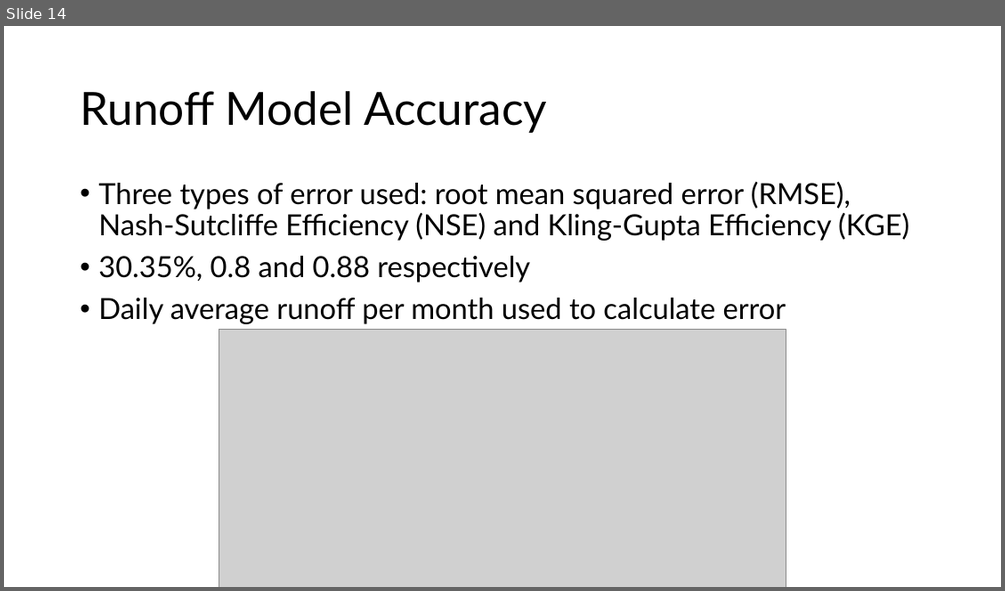
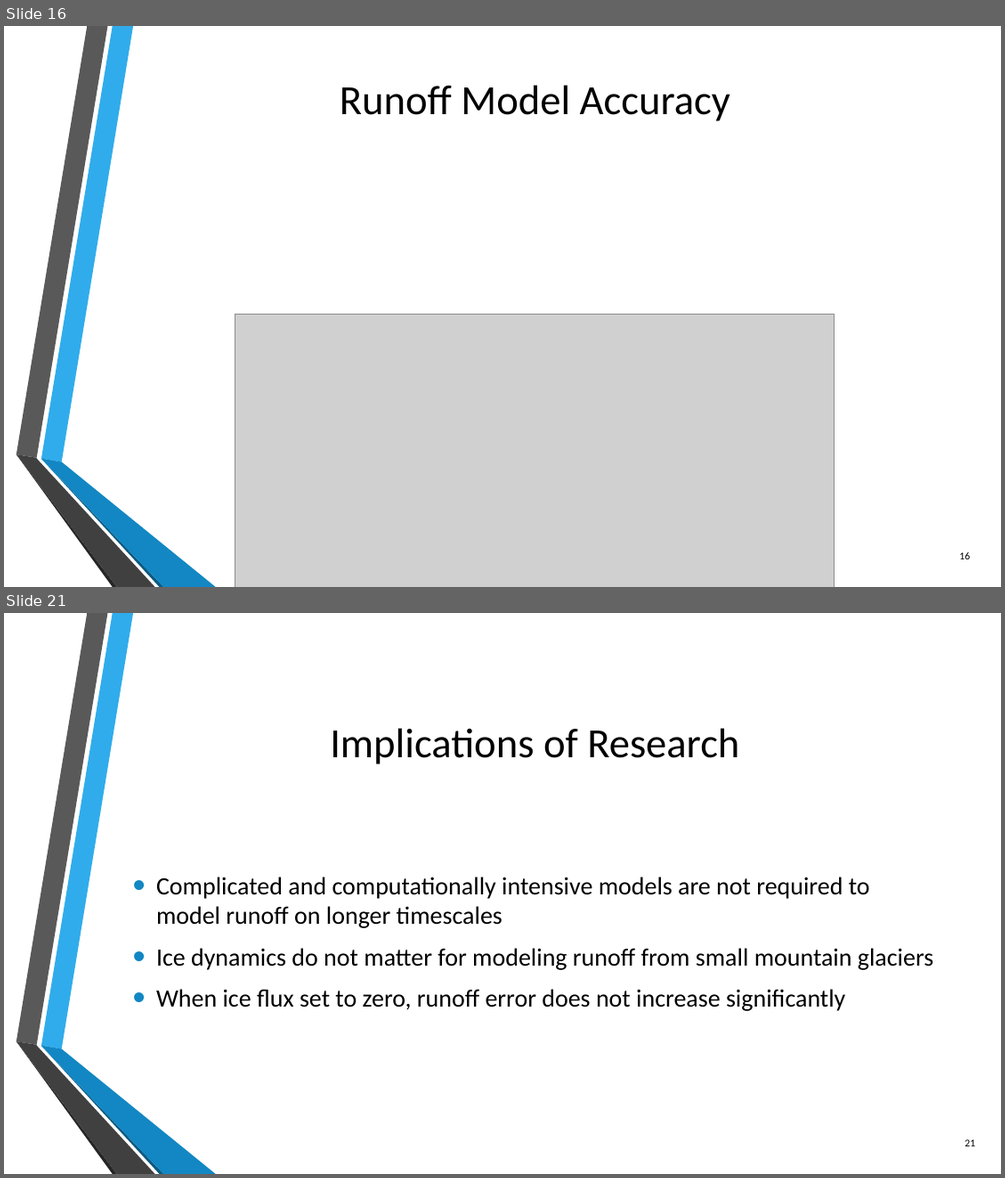
Before and after one commit to kstone3/Senior-Thesis, a slide deck: Thesis/thesis_defense.pptx. Shown one above the other, each under a label of ours: slide 14 before the commit, slides 16 and 21 after it; the slides between them are not shown. The pictures are 1005x591 and 1005x1178 pixels, drawn with LibreOffice and Linux fonts; fonts in the diff are those of the drawing; grey boxes stand for pictures; background and template pictures are left out. Boxes give left, top, right and bottom in pixels: in the first picture for what was removed or moved away, otherwise in the second. Text is boxed around its words. In the diff, an @@ line names an element or a change of style, - is before the commit and + after.

```diff
--- a/Thesis/thesis_defense.pptx
+++ b/Thesis/thesis_defense.pptx
@@ slide 21 added at <box>4,613,1001,1174</box>, background picture (left out); not listed: 6 template elements that a slide beside it also shows @@
@@ title added at <box>330,728,739,764</box>, 40 pt, text #000000 @@
+Implications of Research
@@ text added at <box>156,876,933,1011</box>, 24 pt, text #000000 @@
+• Complicated and computationally intensive models are not required to model runoff on longer timescales
+• Ice dynamics do not matter for modeling runoff from small mountain glaciers
+• When ice flux set to zero, runoff error does not increase significantly
@@ page number added at <box>964,1139,975,1146</box>, 10 pt, text #000000 @@
+21
@@ what was slide 14 is now slide 16 @@
@@ slide 16 changed as well @@
@@ title "Runoff Model Accuracy": place and size @@
-title "Runoff Model Accuracy" at <box>80,91,547,133</box>
+title "Runoff Model Accuracy" at <box>340,85,730,121</box>
@@ title "Runoff Model Accuracy" at <box>340,85,730,121</box>: size 44 to 40 pt, font Lato to Calibri; alignment left to centre; line spacing 0.9 to 1 @@
@@ text removed at <box>98,182,909,324</box> @@
-• Three types of error used: root mean squared error (RMSE), Nash-Sutcliffe Efficiency (NSE) and Kling-Gupta Efficiency (KGE)
-• 30.35%, 0.8 and 0.88 respectively
-• Daily average runoff per month used to calculate error
@@ picture: place and size @@
-picture at <box>219,329,786,587</box>
+picture at <box>235,314,834,587</box>
@@ group added at <box>16,26,216,587</box>: 6 freeform shapes @@
@@ page number added at <box>959,552,970,559</box>, 10 pt, text #000000 @@
+16
```
Also in this commit, not shown: 12 other slides changed, 13 other slides added, 4 slides removed, 16 other files.
